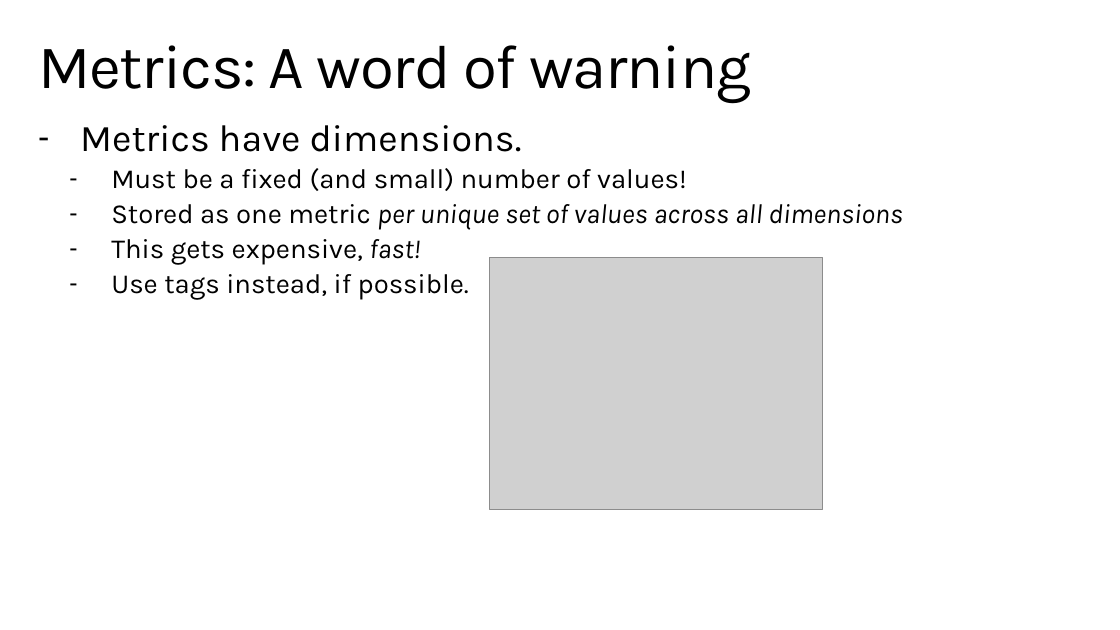
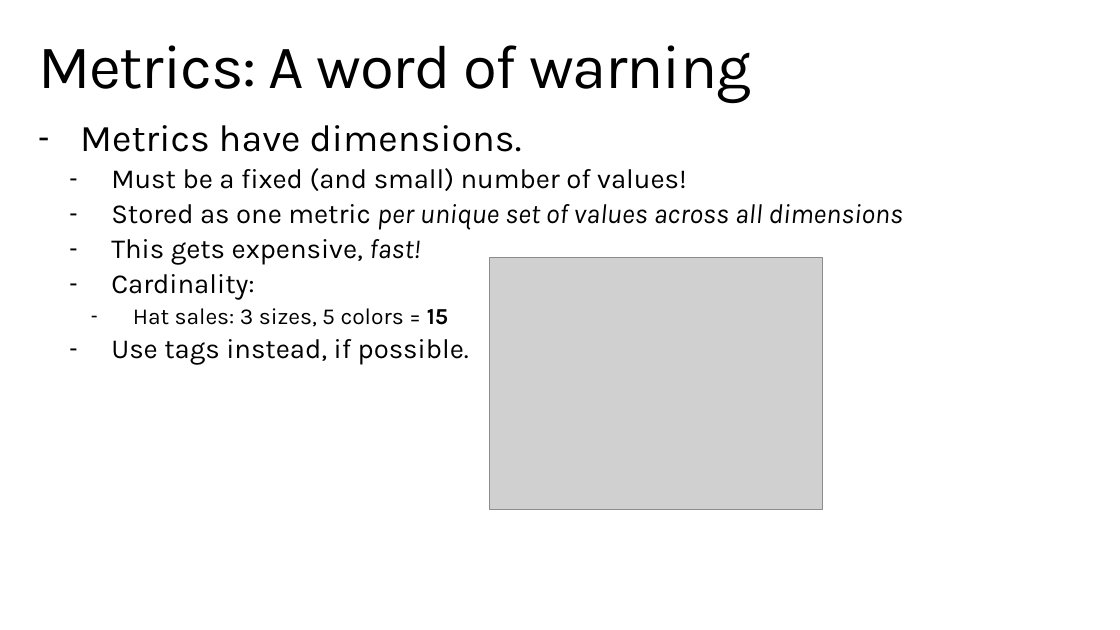
Before and after one commit to StephenCleary/Presentations, a slide deck: slide 27 of Telemetry/Logging Hero.pptx. Drawn at 1120x630 pixels with LibreOffice and Linux fonts; fonts in the diff are those of the drawing; grey boxes stand for pictures; background and template pictures are left out. Boxes give left, top, right and bottom in pixels: in the first picture for what was removed or moved away, otherwise in the second. Text is boxed around its words. In the diff, an @@ line names an element or a change of style, - is before the commit and + after.

```diff
--- a/Telemetry/Logging Hero.pptx
+++ b/Telemetry/Logging Hero.pptx
@@ text at <box>111,274,448,327</box>: paragraphs added @@
+  – Cardinality:
+    – Hat sales: 3 sizes, 5 colors = 15
```
Also in this commit, not shown: 2 other slides changed, 1 slide added.
